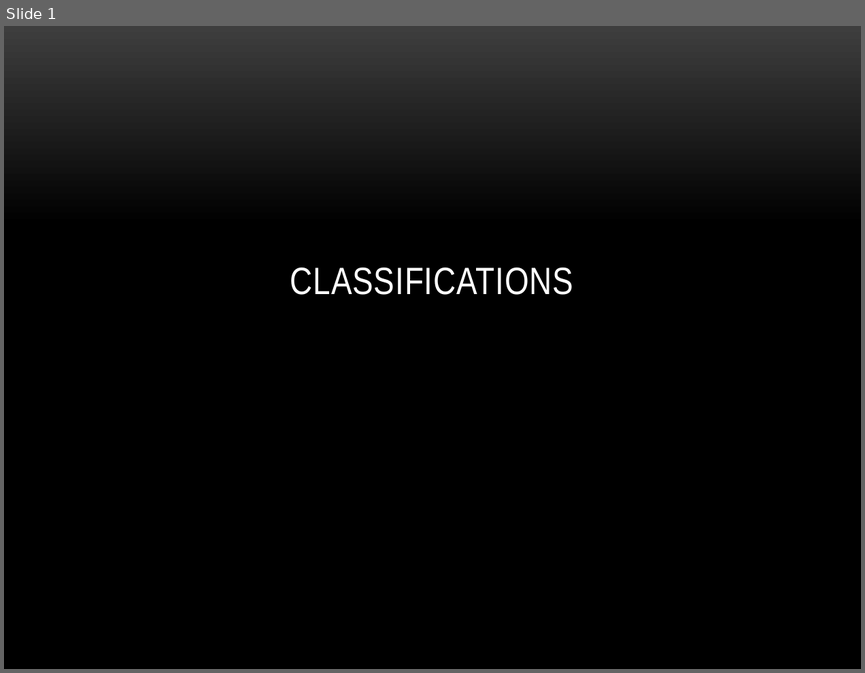
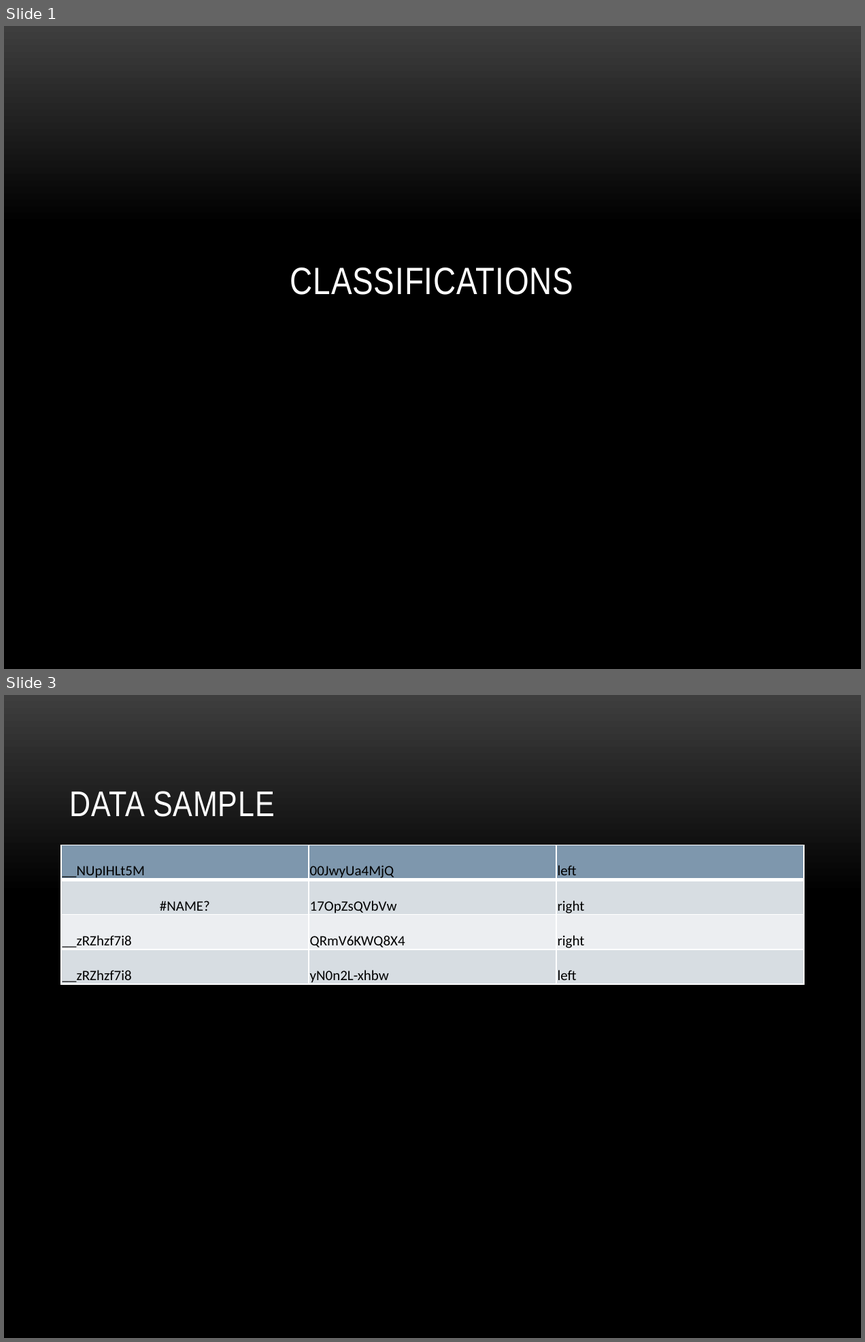
Before and after one commit to veravira/video-recom, a slide deck: src/main/script/sample.pptx. Shown one above the other, each under a label of ours: slide 1 before the commit, slides 1 and 3 after it; the slides between them are not shown. The pictures are 865x673 and 865x1342 pixels, drawn with LibreOffice and Linux fonts; fonts in the diff are those of the drawing; background and template pictures are left out. Boxes give left, top, right and bottom in pixels: in the first picture for what was removed or moved away, otherwise in the second. Text is boxed around its words. In the diff, an @@ line names an element or a change of style, - is before the commit and + after.

```diff
--- a/src/main/script/sample.pptx
+++ b/src/main/script/sample.pptx
@@ slide 3 added at <box>4,695,861,1338</box>, background picture (left out) @@
@@ title added at <box>70,791,275,817</box>, 30 pt, text #FFFFFF @@
+DATA SAMPLE
@@ table added at <box>61,845,804,985</box>, 4 rows, 3 columns @@
+__NUpIHLt5M | 00JwyUa4MjQ | left
+#NAME? | 17OpZsQVbVw | right
+__zRZhzf7i8 | QRmV6KWQ8X4 | right
+__zRZhzf7i8 | yN0n2L-xhbw | left
```
Also in this commit, not shown: 2 slides changed, 3 other slides added, 3 other files.
